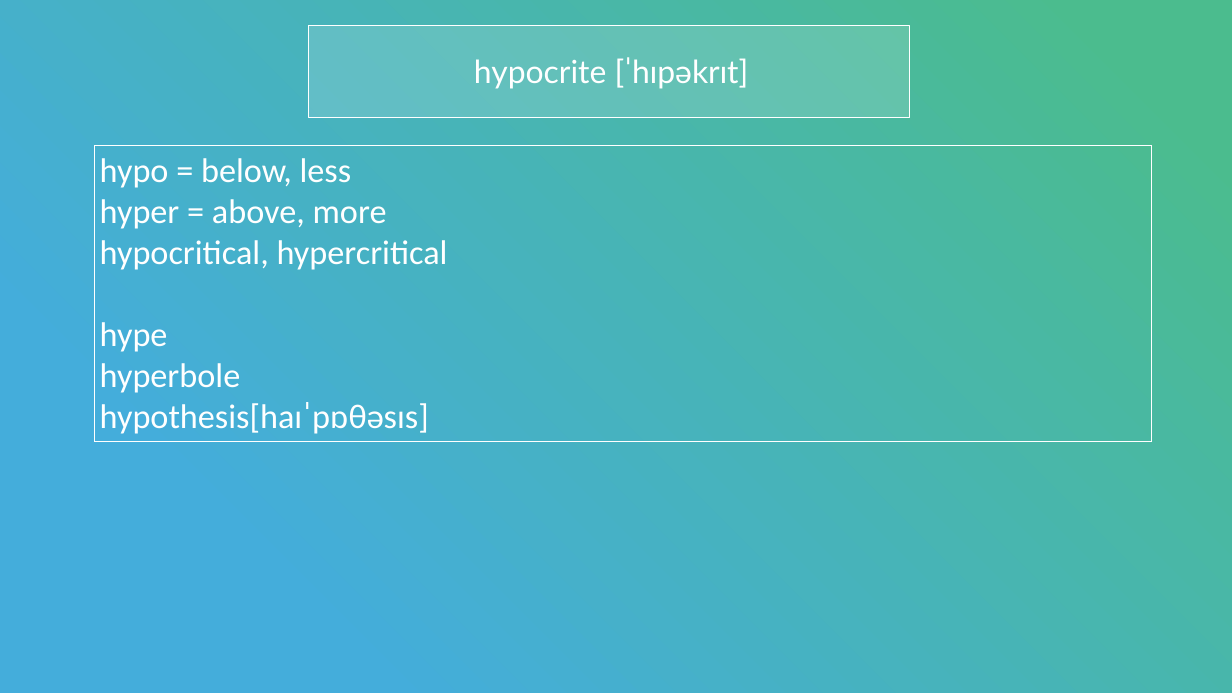
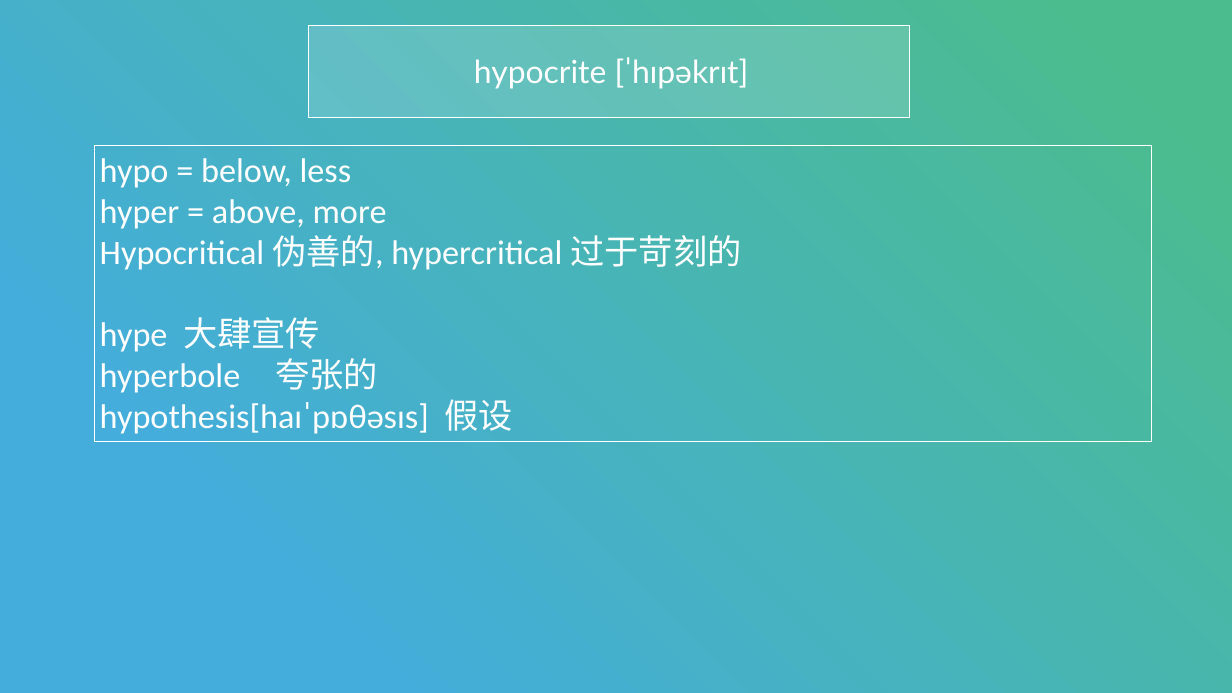
Before and after one commit to LukeLIN-web/toefl, a slide deck: slide 15 of yuedu/托福阅读第三讲-Rhetoric Purpose Questions - 副本.pptx. Drawn at 1232x693 pixels with LibreOffice and Linux fonts; fonts in the diff are those of the drawing. Boxes give left, top, right and bottom in pixels: in the first picture for what was removed or moved away, otherwise in the second. Text is boxed around its words. In the diff, an @@ line names an element or a change of style, - is before the commit and + after.

```diff
--- a/yuedu/托福阅读第三讲-Rhetoric Purpose Questions - 副本.pptx
+++ b/yuedu/托福阅读第三讲-Rhetoric Purpose Questions - 副本.pptx
@@ text in rectangle at [100, 235, 741, 434]: text changed @@
-hypocritical, hypercritical
-hype
-hyperbole
-hypothesis[haɪˈpɒθəsɪs]
+Hypocritical 伪善的, hypercritical 过于苛刻的
+hype 大肆宣传
+hyperbole 夸张的
+hypothesis[haɪˈpɒθəsɪs] 假设
```
Also in this commit, not shown: 3 other slides changed, 9 other files.
